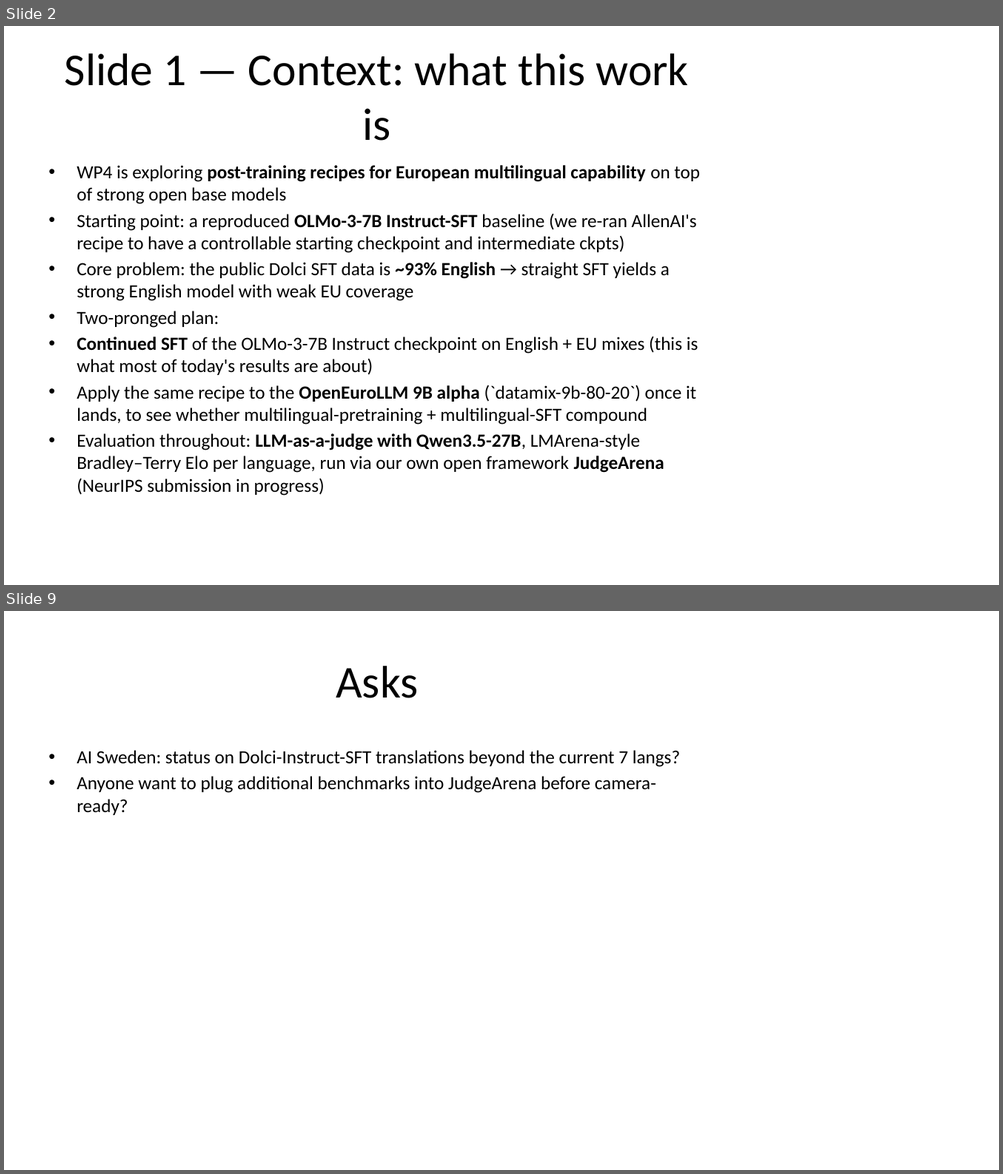
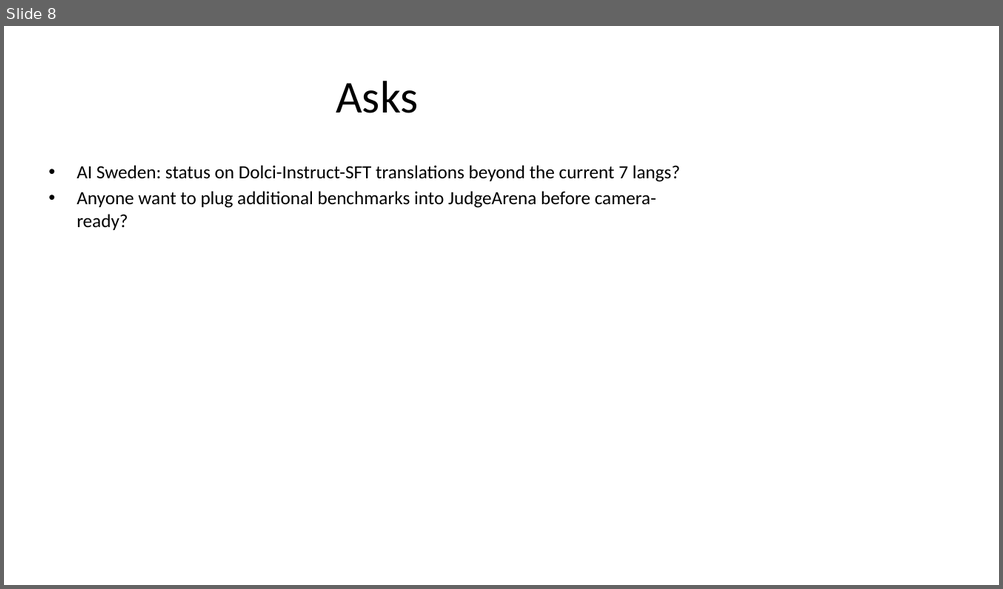
Before and after one commit to ferreirafabio/open-instruct, a slide deck: oellm/meetings/llms4eu_wp4/2026-04-28.pptx. Shown one above the other, each under a label of ours: slides 2 and 9 before the commit, slide 8 after it; the slides between them are not shown. The pictures are 1003x1174 and 1003x589 pixels, drawn with LibreOffice and Linux fonts; fonts in the diff are those of the drawing. Boxes give left, top, right and bottom in pixels: in the first picture for what was removed or moved away, otherwise in the second. Text is boxed around its words. In the diff, an @@ line names an element or a change of style, - is before the commit and + after.

```diff
--- a/oellm/meetings/llms4eu_wp4/2026-04-28.pptx
+++ b/oellm/meetings/llms4eu_wp4/2026-04-28.pptx
@@ slide 2 removed at bbox=[4, 26, 999, 585], background #FFFFFF @@
@@ title removed at bbox=[65, 53, 688, 141] @@
-Slide 1 — Context: what this work is
@@ text removed at bbox=[77, 165, 700, 496] @@
-• WP4 is exploring post-training recipes for European multilingual capability on top of strong open base models
-• Starting point: a reproduced OLMo-3-7B Instruct-SFT baseline (we re-ran AllenAI's recipe to have a controllable starting checkpoint and intermediate ckpts)
-• Core problem: the public Dolci SFT data is ~93% English → straight SFT yields a strong English model with weak EU coverage
-• Two-pronged plan:
-• Continued SFT of the OLMo-3-7B Instruct checkpoint on English + EU mixes (this is what most of today's results are about)
-• Apply the same recipe to the OpenEuroLLM 9B alpha (`datamix-9b-80-20`) once it lands, to see whether multilingual-pretraining + multilingual-SFT compound
-• Evaluation throughout: LLM-as-a-judge with Qwen3.5-27B, LMArena-style Bradley–Terry Elo per language, run via our own open framework JudgeArena (NeurIPS submission in progress)
@@ what was slide 9 is now slide 8 @@
```
Also in this commit, not shown: 6 slides changed, 1 other file.
